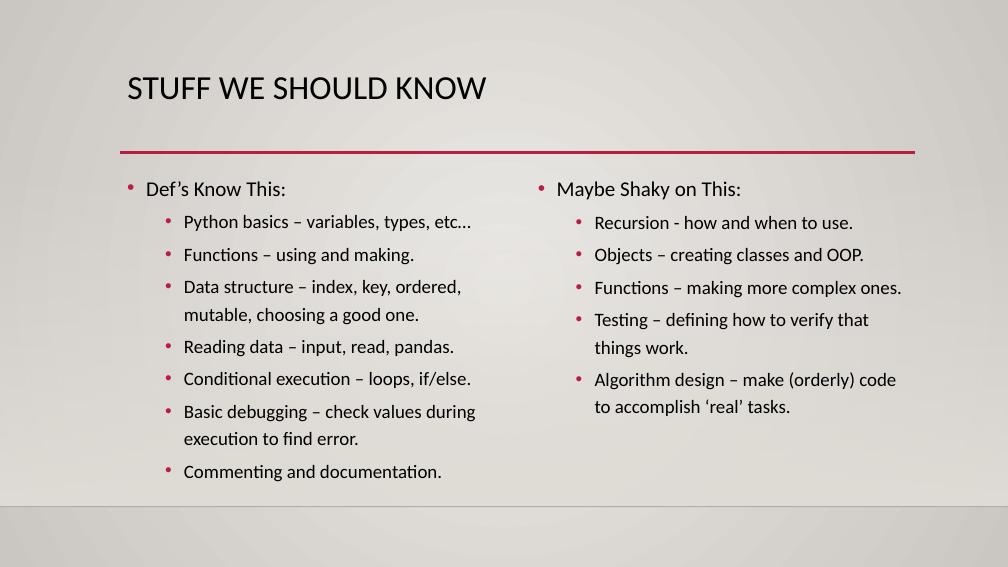
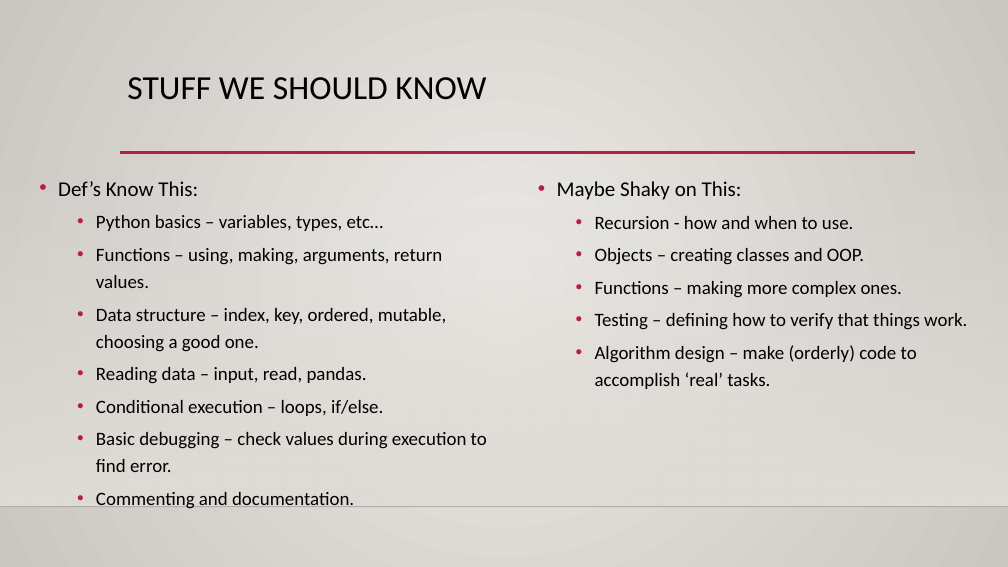
Before and after one commit to AkeemSemperDataScience/Programming_Basics_for_Machine_Learning_Students, a slide deck: slide 2 of reference_material/slides/012_algo_interface_errors.pptx. Drawn at 1008x567 pixels with LibreOffice and Linux fonts; fonts in the diff are those of the drawing; background and template pictures are left out. Boxes give left, top, right and bottom in pixels: in the first picture for what was removed or moved away, otherwise in the second. Text is boxed around its words. In the diff, an @@ line names an element or a change of style, - is before the commit and + after.

```diff
--- a/reference_material/slides/012_algo_interface_errors.pptx
+++ b/reference_material/slides/012_algo_interface_errors.pptx
@@ text "Def’s Know This:": place and size @@
-text "Def’s Know This:" at bbox=[146, 181, 476, 482]
+text "Def’s Know This:" at bbox=[58, 181, 487, 509]
@@ text "Maybe Shaky on This:" rewrapped from bbox=[557, 181, 902, 416] to bbox=[557, 181, 967, 389] @@
@@ text at bbox=[96, 248, 442, 288]: text changed @@
-  • Functions – using and making.
+  • Functions – using, making, arguments, return values.
```
Also in this commit, not shown: 1 other slide changed, 5 slides added, 3 other files.
